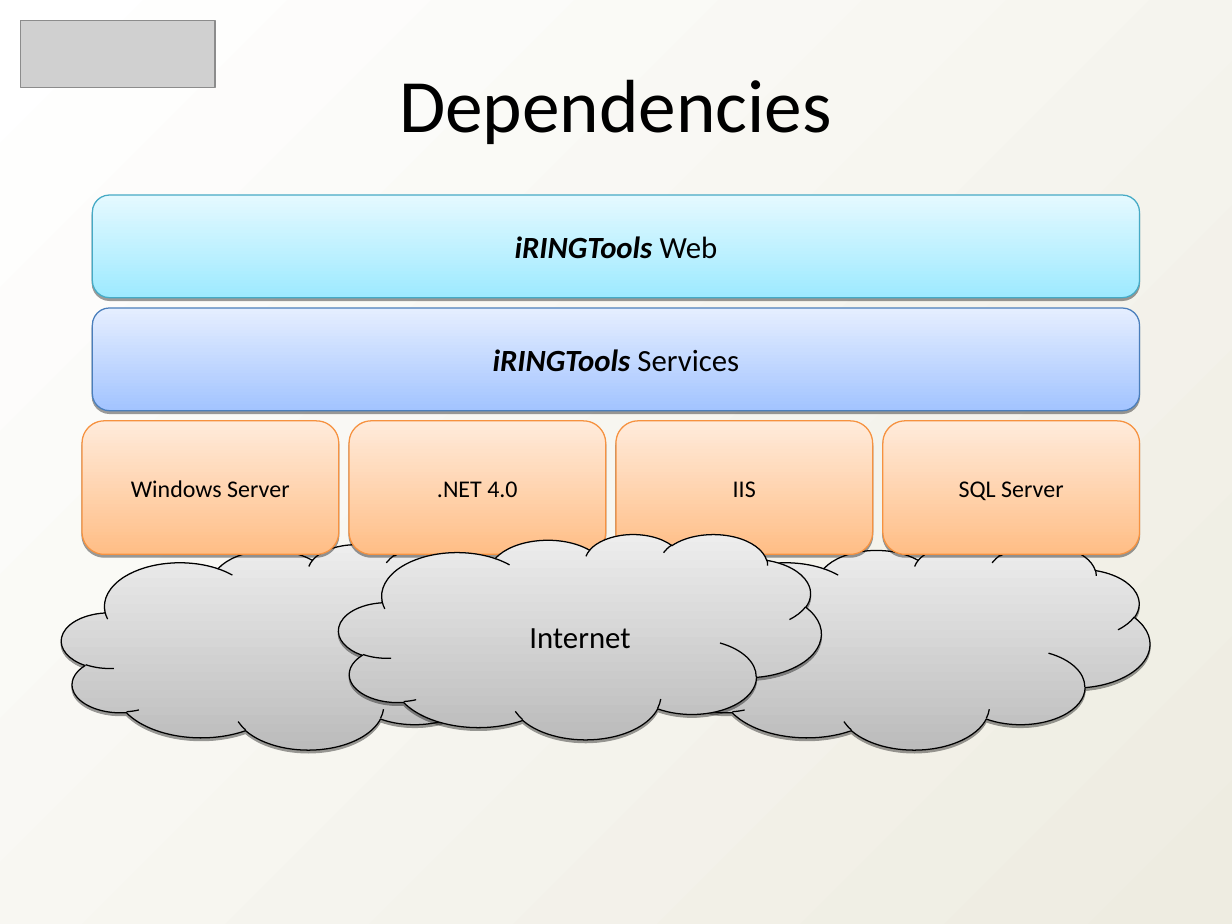
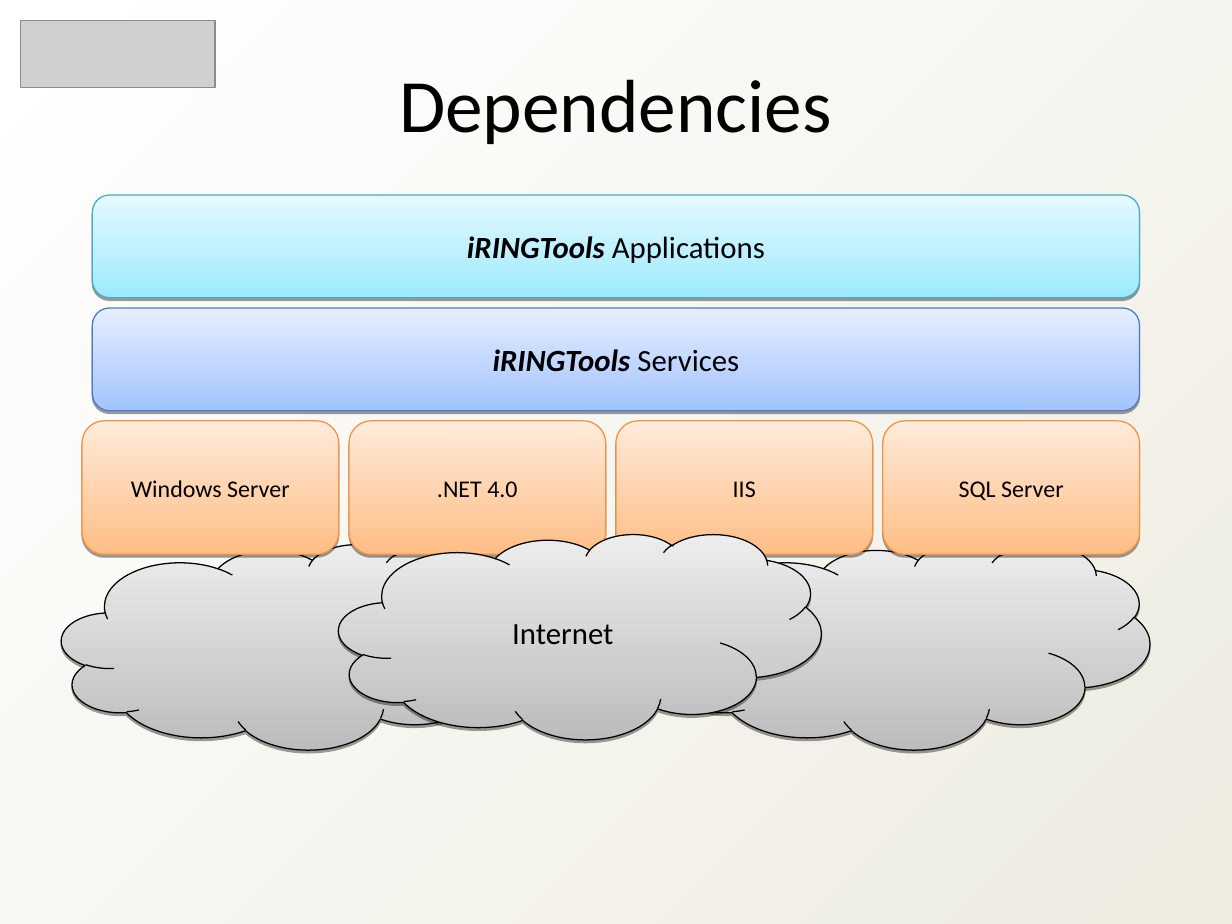
Before and after one commit to heyena/iring-tools, a slide deck: slide 5 of branches/2.0.x/Documentation/iRINGTools_Overview_v2.0.0.ppt. Drawn at 1232x924 pixels with LibreOffice and Linux fonts; fonts in the diff are those of the drawing; grey boxes stand for pictures. Boxes give left, top, right and bottom in pixels: in the first picture for what was removed or moved away, otherwise in the second. Text is boxed around its words. In the diff, an @@ line names an element or a change of style, - is before the commit and + after.

```diff
--- a/branches/2.0.x/Documentation/iRINGTools_Overview_v2.0.0.ppt
+++ b/branches/2.0.x/Documentation/iRINGTools_Overview_v2.0.0.ppt
@@ text in rounded rectangle at (467,236,765,263): text changed; bold off; italic off @@
-iRINGTools Web
+iRINGTools Applications
@@ freeform shape "Internet" at (339,533,822,739): outline redrawn @@
@@ freeform shape at (62,545,545,750): outline redrawn @@
```
Also in this commit, not shown: 10 other slides changed, 4 slides added, 4 slides removed, 2 other files.
